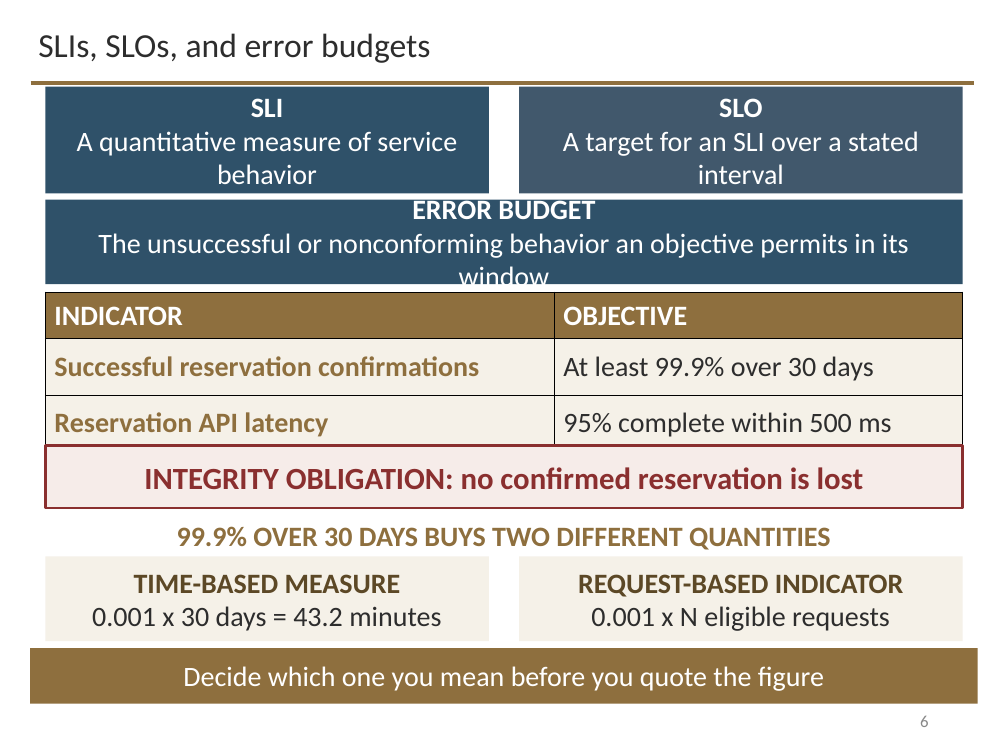
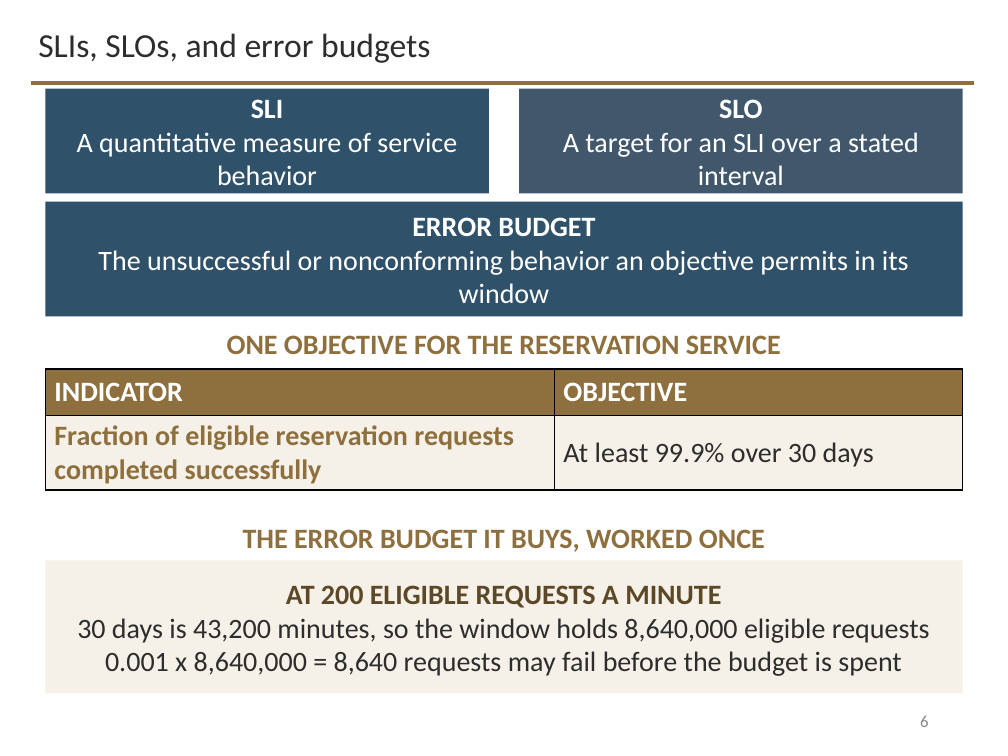
Before and after one commit to davisjam/model-based-agentic-software-engineering, a slide deck: slide 6 of course/lectures/act-3-software-in-the-world/06-operations-and-sre/3-6-Operations-and-SRE.pptx. Drawn at 1008x756 pixels with LibreOffice and Linux fonts; fonts in the diff are those of the drawing; background and template pictures are left out. Boxes give left, top, right and bottom in pixels: in the first picture for what was removed or moved away, otherwise in the second. Text is boxed around its words. In the diff, an @@ line names an element or a change of style, - is before the commit and + after.

```diff
--- a/course/lectures/act-3-software-in-the-world/06-operations-and-sre/3-6-Operations-and-SRE.pptx
+++ b/course/lectures/act-3-software-in-the-world/06-operations-and-sre/3-6-Operations-and-SRE.pptx
@@ rectangle "ERROR BUDGET": place and size @@
-rectangle "ERROR BUDGET" at bbox=[45, 200, 963, 284]
+rectangle "ERROR BUDGET" at bbox=[45, 202, 963, 317]
@@ text added at bbox=[227, 335, 781, 354], 20 pt, text #8E6F3E, bold @@
+ONE OBJECTIVE FOR THE RESERVATION SERVICE
@@ table at bbox=[45, 369, 963, 500] @@
-row 2: Successful reservation confirmations | At least 99.9% over 30 days
-row 3: Reservation API latency | 95% complete within 500 ms
+row 2: Fraction of eligible reservation requests completed successfully | At least 99.9% over 30 days
@@ table: place and size @@
-table at bbox=[45, 292, 963, 452]
+table at bbox=[45, 369, 963, 500]
@@ rectangle removed at bbox=[45, 446, 963, 508] @@
-INTEGRITY OBLIGATION: no confirmed reservation is lost
@@ text removed at bbox=[177, 526, 831, 550] @@
-99.9% OVER 30 DAYS BUYS TWO DIFFERENT QUANTITIES
@@ text added at bbox=[243, 529, 765, 552], 20 pt, text #8E6F3E, bold @@
+THE ERROR BUDGET IT BUYS, WORKED ONCE
@@ rectangle "AT 200 ELIGIBLE REQUESTS A ...": place and size @@
-rectangle "AT 200 ELIGIBLE REQUESTS A ..." at bbox=[45, 556, 489, 641]
+rectangle "AT 200 ELIGIBLE REQUESTS A ..." at bbox=[45, 560, 963, 694]
@@ rectangle removed at bbox=[519, 556, 963, 641] @@
-REQUEST-BASED INDICATOR
-0.001 x N eligible requests
@@ text in rectangle at bbox=[77, 585, 930, 676]: text changed @@
-TIME-BASED MEASURE
-0.001 x 30 days = 43.2 minutes
+AT 200 ELIGIBLE REQUESTS A MINUTE
+30 days is 43,200 minutes, so the window holds 8,640,000 eligible requests
+0.001 x 8,640,000 = 8,640 requests may fail before the budget is spent
@@ rectangle removed at bbox=[30, 648, 978, 704] @@
@@ text removed at bbox=[183, 666, 824, 691] @@
-Decide which one you mean before you quote the figure
```
Also in this commit, not shown: 2 other slides changed.
